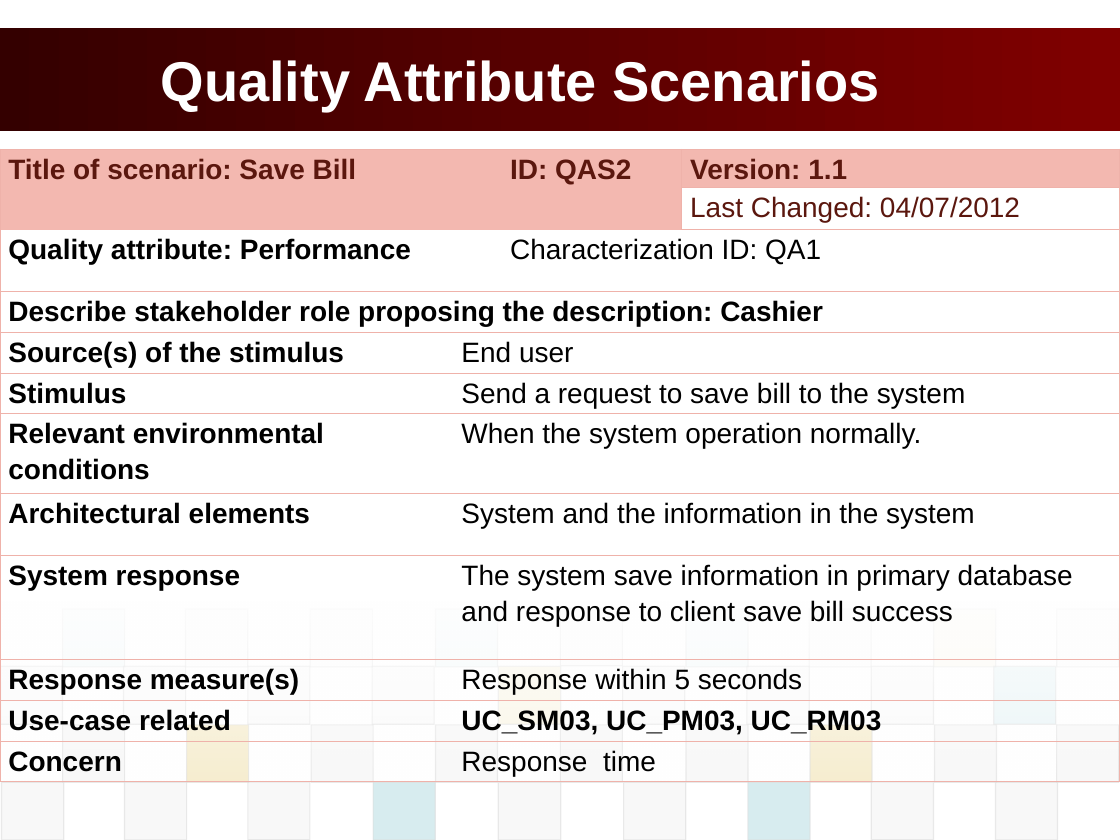
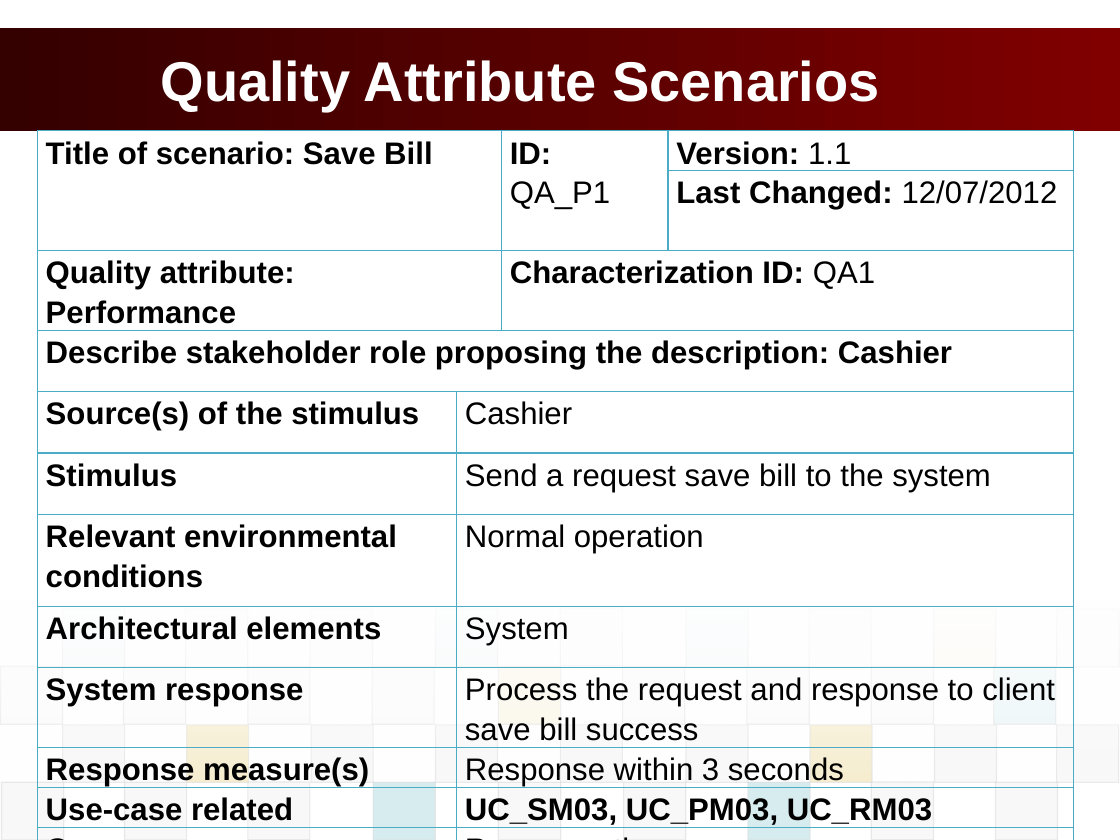
Before and after one commit to vucongthuc/hit-team-2012, a slide deck: slide 17 of Architect and Design/Final Project/K15T2_Team2_FinalProject/POS_Presentation/POS_PresentationSlide.pptx. Drawn at 1120x840 pixels with LibreOffice and Linux fonts; fonts in the diff are those of the drawing; background and template pictures are left out. Boxes give left, top, right and bottom in pixels: in the first picture for what was removed or moved away, otherwise in the second. Text is boxed around its words. In the diff, an @@ line names an element or a change of style, - is before the commit and + after.

```diff
--- a/Architect and Design/Final Project/K15T2_Team2_FinalProject/POS_Presentation/POS_PresentationSlide.pptx
+++ b/Architect and Design/Final Project/K15T2_Team2_FinalProject/POS_Presentation/POS_PresentationSlide.pptx
@@ table at box(37, 131, 1073, 830) @@
-row 1, column 3: ID: QAS2
+row 1, column 3: ID: QA_P1
-row 2, column 4: Last Changed: 04/07/2012
+row 2, column 4: Last Changed: 12/07/2012
-row 5, column 2: End user
+row 5, column 2: Cashier
-row 6, column 2: Send a request to save bill to the system
+row 6, column 2: Send a request save bill to the system
-row 7, column 2: When the system operation normally.
+row 7, column 2: Normal operation
-row 8, column 2: System and the information in the system
+row 8, column 2: System
-row 9, column 2: The system save information in primary database and response to client save bill success
+row 9, column 2: Process the request and response to client save bill success
-row 10, column 2: Response within 5 seconds
+row 10, column 2: Response within 3 seconds
@@ size 18 to 20 pt in "Title of scenario: Save Bill", "Version: 1.1", "Quality attribute: Performance", "Characterization ID: QA1" and 11 more places @@
@@ text colour #5B170E to #000000 in "Title of scenario: Save Bill", "Version: 1.1" @@
@@ borders changed @@
@@ table: place and size @@
-table at box(0, 149, 1120, 783)
+table at box(37, 131, 1073, 830)
```
Also in this commit, not shown: 8 other slides changed, 5 other files.
